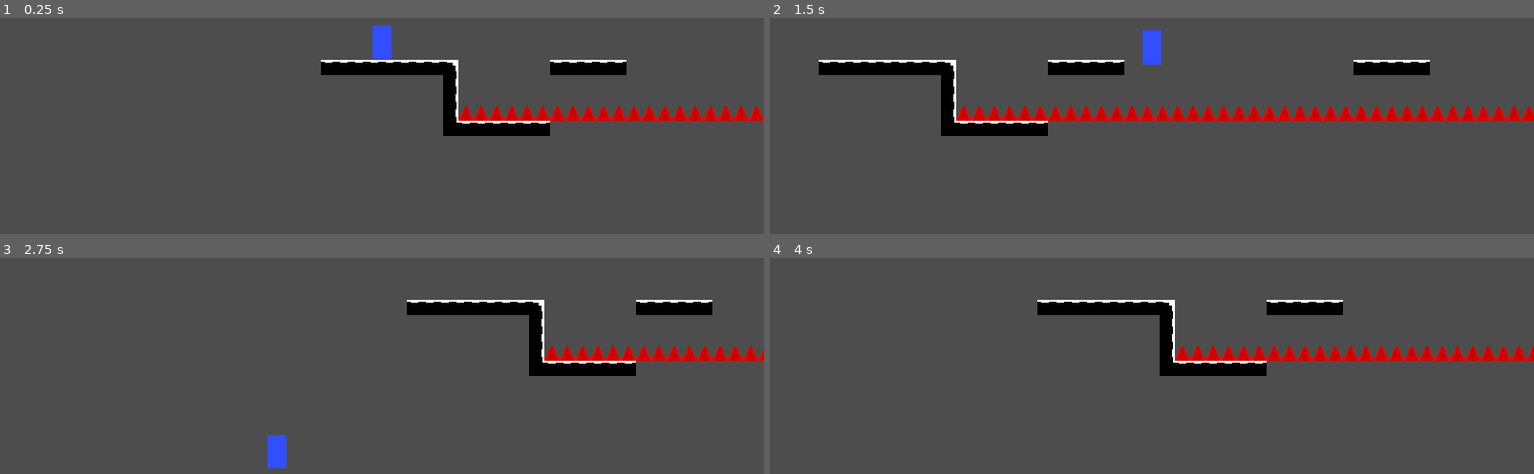
Above: before the commit, frames 1-4 (two rows, left to right).
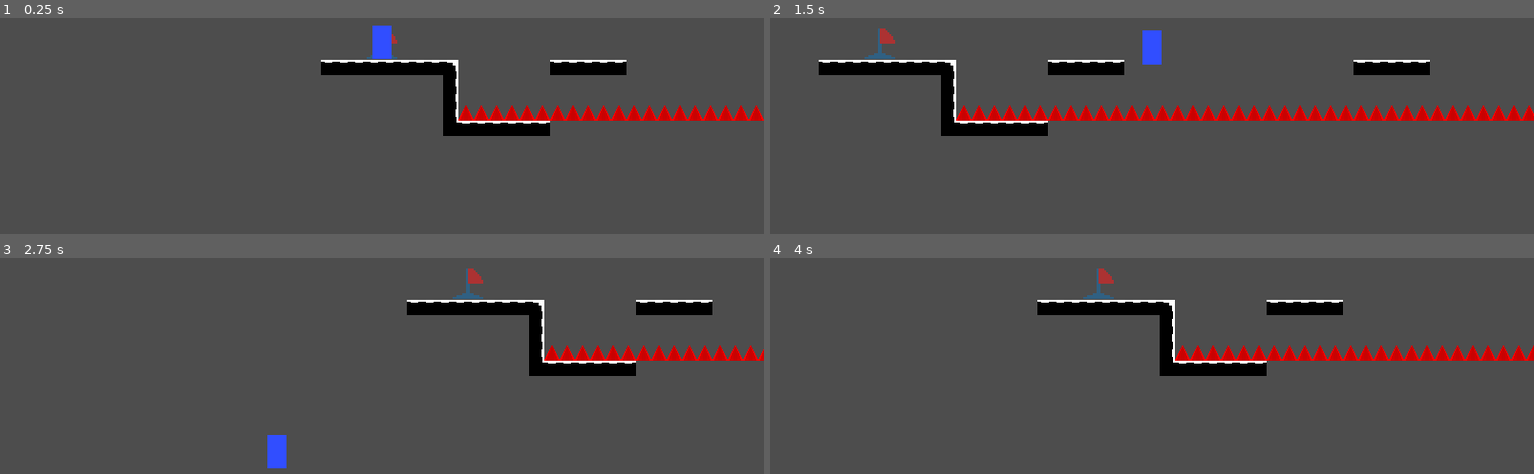
Above: after the commit, the same moments.

Repository: koli170/AGDD_LevelDesign
Game: Godot game, scene res://levels/level2/level.tscn
The game is run twice, just before and just after one commit, with the same random seed, the same clock (stepped at 60 frames per second) and the same inputs. This scene is started directly instead of the project's main scene.
Inputs:
- Up to frame 1 (0.25 s): no input
- Up to frame 2 (1.5 s): tap Enter at 0.5 s; hold Right (move_right) from 0.53 s (still down); tap Up (jump) at 0.77 s
- Up to frame 3 (2.75 s): tap Up (jump) at 1.52 s; release Right (move_right) at 2.03 s; hold Left (move_left) from 2.03 s (still down)
- Up to frame 4 (4 s): release Left (move_left) at 2.78 s; hold Right (move_right) from 2.78 s (still down); tap Up (jump) at 3.02, 3.77 s; tap Space at 3.5 s

The runs differ from the first frame. In frame 1, less than 0.1% of the frame differs, in the area x 48-52%, y 7-19%; in frame 2, 0.2%, in the area x 12-17%, y 4-19%; in frame 3, 0.2%; in frame 4, 0.2%.

Commit message:
flag sprite

Diff:
--- a/platformer/entities/respawn_point/spawn_point.tscn
+++ b/platformer/entities/respawn_point/spawn_point.tscn
@@ -1,6 +1,7 @@
 [gd_scene format=3 uid="uid://l44acxgsvke"]
 
 [ext_resource type="Script" uid="uid://gto5k2clqao" path="res://entities/respawn_point/spawn_point.gd" id="1_2ylg2"]
+[ext_resource type="Texture2D" uid="uid://crvsgi7j14u8d" path="res://entities/respawn_point/basic_flag.png" id="2_4ln0d"]
 
 [sub_resource type="RectangleShape2D" id="RectangleShape2D_2ylg2"]
 
@@ -11,3 +12,7 @@
 
 [node name="CollisionShape2D" type="CollisionShape2D" parent="Area2D" unique_id=11815129]
 shape = SubResource("RectangleShape2D_2ylg2")
+
+[node name="Sprite2D" type="Sprite2D" parent="." unique_id=756941741]
+scale = Vector2(2, 2)
+texture = ExtResource("2_4ln0d")
--- a/platformer/levels/level2/level.tscn
+++ b/platformer/levels/level2/level.tscn
@@ -46,9 +46,6 @@
 [node name="Goal" parent="." unique_id=134595572 instance=ExtResource("4_1kh43")]
 position = Vector2(401, -167)
 
-[node name="Player" parent="." unique_id=2084422594 instance=ExtResource("5_rnx7y")]
-position = Vector2(0, -49)
-
 [node name="InterfaceLayer" type="CanvasLayer" parent="." unique_id=1229246021]
 layer = 100
 
@@ -59,3 +56,6 @@
 
 [node name="Checkpoint" parent="." unique_id=1992497755 instance=ExtResource("5_atuoe")]
 position = Vector2(826, -754)
+
+[node name="Player" parent="." unique_id=2084422594 instance=ExtResource("5_rnx7y")]
+position = Vector2(0, -49)
Binary file added: platformer/entities/respawn_point/basic_flag.png
Not shown, added: platformer/entities/respawn_point/basic_flag.png.import
